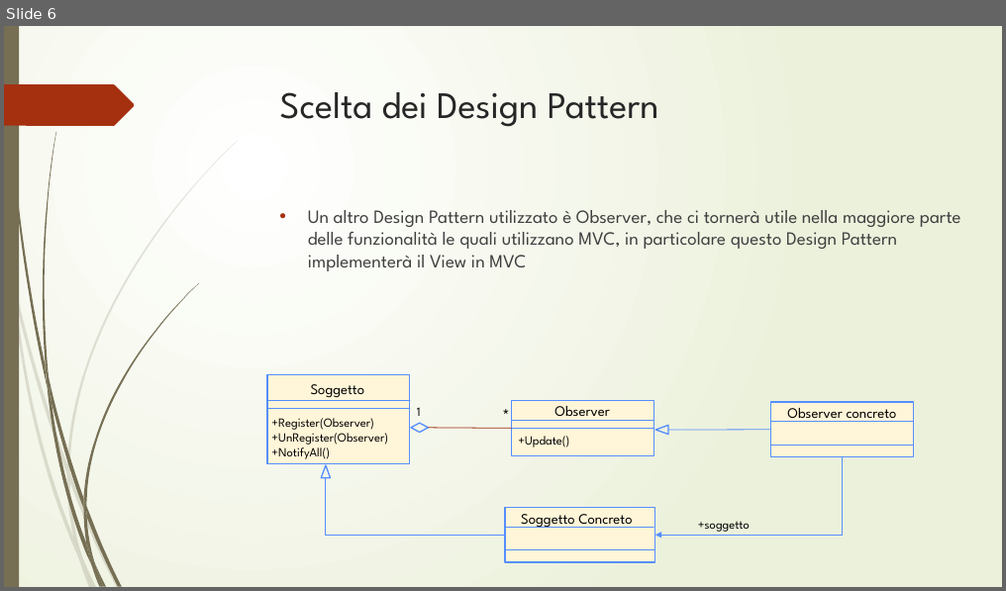
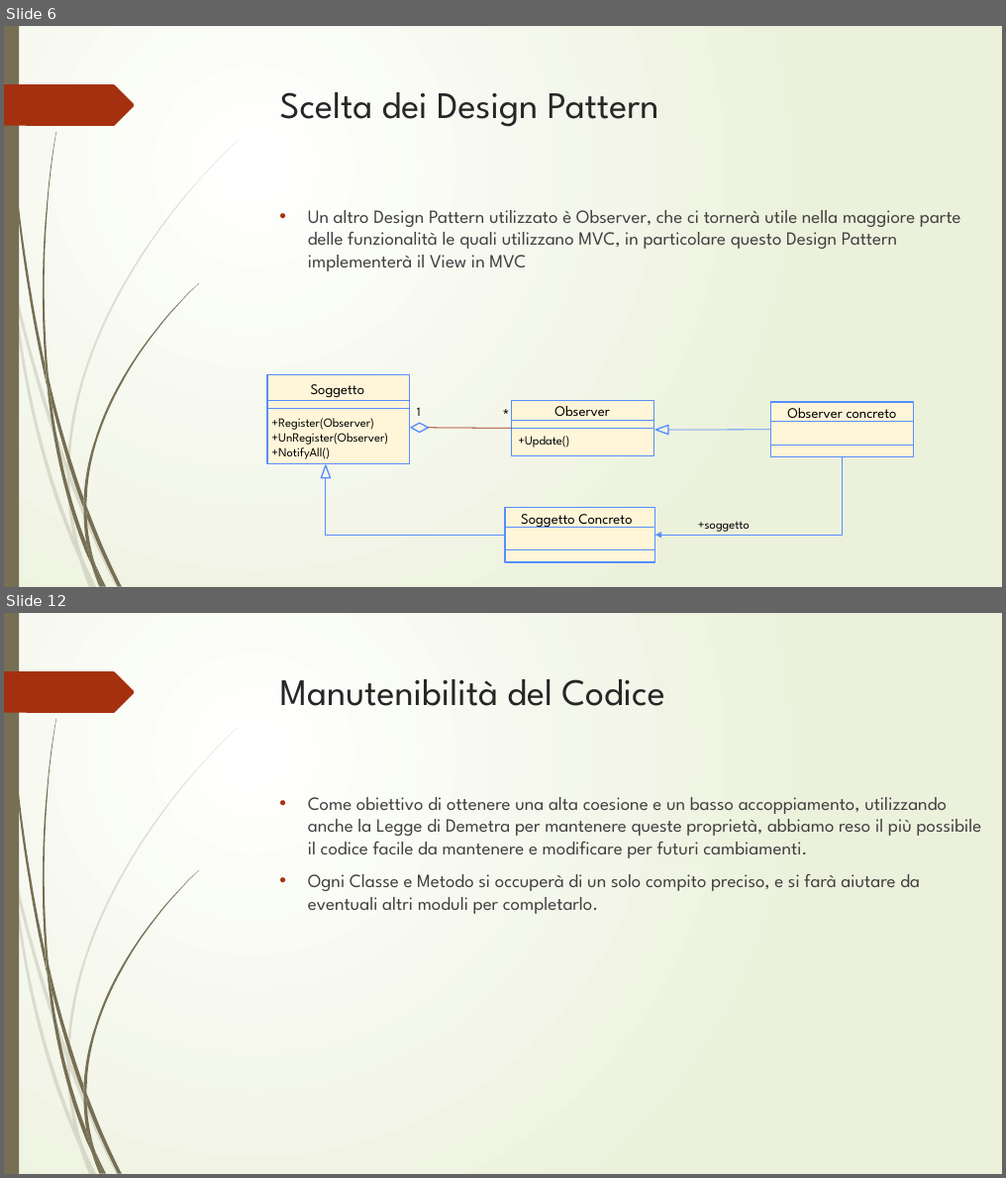
Before and after one commit to JimMinor/EventManager, a slide deck: Progetto/Presentazione/Event Manager.pptx. Shown one above the other, each under a label of ours: slide 6 before the commit, slides 6 and 12 after it; the slides between them are not shown. The pictures are 1006x591 and 1006x1178 pixels, drawn with LibreOffice and Linux fonts; fonts in the diff are those of the drawing. Boxes give left, top, right and bottom in pixels: in the first picture for what was removed or moved away, otherwise in the second. Text is boxed around its words. In the diff, an @@ line names an element or a change of style, - is before the commit and + after.

```diff
--- a/Progetto/Presentazione/Event Manager.pptx
+++ b/Progetto/Presentazione/Event Manager.pptx
@@ slide 12 added at <box>4,613,1002,1174</box>, background gradient #FFFFFF to #ECF2DC; not listed: 24 template elements that a slide beside it also shows @@
@@ title added at <box>280,679,664,706</box>, 36 pt, text #262626 @@
+Manutenibilità del Codice
@@ text added at <box>308,797,982,914</box>, 18 pt, text #404040 @@
+• Come obiettivo di ottenere una alta coesione e un basso accoppiamento, utilizzando anche la Legge di Demetra per mantenere queste proprietà, abbiamo reso il più possibile il codice facile da mantenere e modificare per futuri cambiamenti.
+• Ogni Classe e Metodo si occuperà di un solo compito preciso, e si farà aiutare da eventuali altri moduli per completarlo.
```
Also in this commit, not shown: 5 other slides added.
